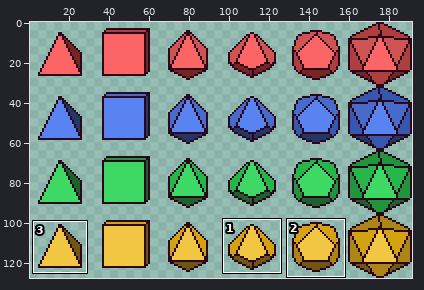
One commit to this sprite sheet: Game/Game/Sprites/dice.png. Above, an overview of the earlier version with the close-up marked.
Close-up. Earlier state:
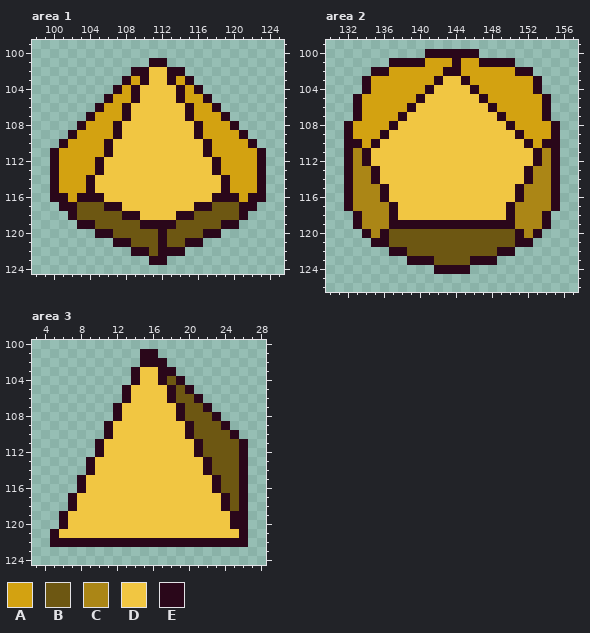
The file is 192x128 pixels. Shown: area 1: x 98..125, y 99..124; area 2: x 130..157, y 99..126; area 3: x 3..28, y 100..124. The wide view leaves out empty margins. The commit also changed other parts of the picture, which this record leaves out.
Palette (. is transparent): A #d3a211  B #6d5712  C #ab8616  D #f1c642  E #2a071a
Pixels before, area 1, first column x 100:
101 ...........EE...........
102 .........EEDDEE.........
103 ........EAEDDEAE........
104 .......EAEDDDDEAE.......
105 ......EAAEDDDDEAAE......
106 .....EAAEDDDDDDEAAE.....
107 ....EAAAEDDDDDDEAAAE....
108 ...EAAAEDDDDDDDDEAAAE...
109 ..EAAAAEDDDDDDDDEAAAAE..
110 .EAAAAEDDDDDDDDDDEAAAAE.
111 EAAAAAEDDDDDDDDDDEAAAAAE
112 EAAAAEDDDDDDDDDDDDEAAAAE
113 EAAAAEDDDDDDDDDDDDEAAAAE
114 EAAAEDDDDDDDDDDDDDDEAAAE
115 EAAAEDDDDDDDDDDDDDDEAAAE
116 EEAEEEDDDDDDDDDDDDEEEAEE
117 .EEBBBEEDDDDDDDDEEBBBEE.
118 ..EBBBBBEEDDDDEEBBBBBE..
119 ...EEBBBBBEEEEBBBBBEE...
120 .....EEBBBBBEBBBBEE.....
121 .......EEBBBEBBEE.......
122 .........EEBEEE.........
123 ...........EE...........
Pixels before, area 2, first column x 132:
100 .........EEEEEE.........
101 .....EEEEAAAEAAEEEE.....
102 ...EEAAAAAAEEAAAAAAEE...
103 ..EAAAAAAAEDDEAAAAAAAE..
104 ..EAAAAAAEDDDDEAAAAAAE..
105 .EAAAAAAEDDDDDDEAAAAAAE.
106 .EAAAAAEDDDDDDDDEAAAAAE.
107 .EAAAAEDDDDDDDDDDEAAAAE.
108 EAAAAEDDDDDDDDDDDDEAAAAE
109 EAAAEDDDDDDDDDDDDDDEAAAE
110 EEAEDDDDDDDDDDDDDDDDEAEE
111 ECEDDDDDDDDDDDDDDDDDDECE
112 ECEDDDDDDDDDDDDDDDDDDECE
113 ECCEDDDDDDDDDDDDDDDDECCE
114 ECCEDDDDDDDDDDDDDDDDECCE
115 ECCCEDDDDDDDDDDDDDDECCCE
116 ECCCEDDDDDDDDDDDDDDECCCE
117 ECCCCEDDDDDDDDDDDDECCCCE
118 .ECCCEDDDDDDDDDDDDECCCE.
119 .ECCCEEEEEEEEEEEEEECCCE.
120 ..ECEBBBBBBBBBBBBBBECE..
121 ...EEBBBBBBBBBBBBBBEE...
122 .....EEBBBBBBBBBBEE.....
123 .......EEEBBBBEEE.......
124 ..........EEEE..........
Pixels before, area 3, first column x 5:
101 ..........EE..........
102 ..........EEE.........
103 .........EDDEE........
104 .........EDDEBE.......
105 ........EDDDDEBE......
106 ........EDDDDEBBE.....
107 .......EDDDDDDEBBE....
108 .......EDDDDDDEBBBE...
109 ......EDDDDDDDDEBBBE..
110 ......EDDDDDDDDEBBBBE.
111 .....EDDDDDDDDDDEBBBBE
112 .....EDDDDDDDDDDEBBBBE
113 ....EDDDDDDDDDDDDEBBBE
114 ....EDDDDDDDDDDDDEBBBE
115 ...EDDDDDDDDDDDDDDEBBE
116 ...EDDDDDDDDDDDDDDEBBE
117 ..EDDDDDDDDDDDDDDDDEBE
118 ..EDDDDDDDDDDDDDDDDEBE
119 .EDDDDDDDDDDDDDDDDDDEE
120 .EDDDDDDDDDDDDDDDDDDEE
121 EDDDDDDDDDDDDDDDDDDDDE
122 EEEEEEEEEEEEEEEEEEEEEE
Now the later version:
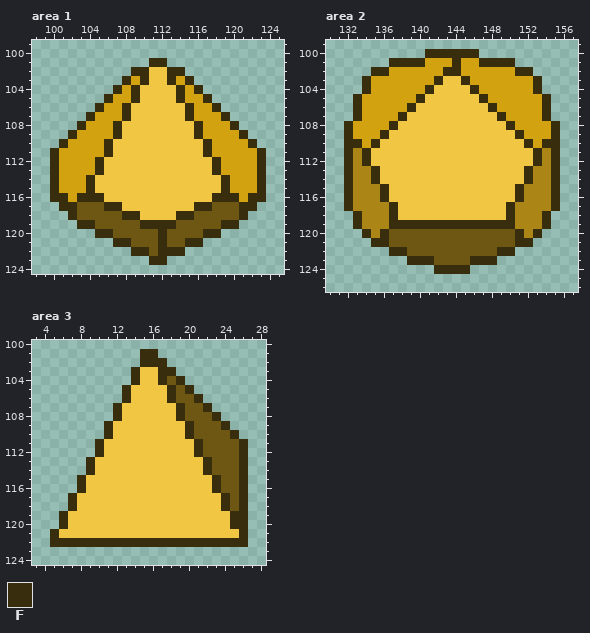
Colours new in this view: F #382d0c
Changes in this commit:
Changed rows in their new state; - is an unchanged pixel.
Area 1:
first column x 100:
101 -----------FF-----------
102 ---------FF--FF---------
103 --------F-F--F-F--------
104 -------F-F----F-F-------
105 ------F--F----F--F------
106 -----F--F------F--F-----
107 ----F---F------F---F----
108 ---F---F--------F---F---
109 --F----F--------F----F--
110 -F----F----------F----F-
111 F-----F----------F-----F
112 F----F------------F----F
113 F----F------------F----F
114 F---F--------------F---F
115 F---F--------------F---F
116 FF-FFF------------FFF-FF
117 -FF---FF--------FF---FF-
118 --F-----FF----FF-----F--
119 ---FF-----FFFF-----FF---
120 -----FF-----F----FF-----
121 -------FF---F--FF-------
122 ---------FF-FFF---------
123 -----------FF-----------
Area 2:
first column x 132:
100 ---------FFFFFF---------
101 -----FFFF---F--FFFF-----
102 ---FF------FF------FF---
103 --F-------F--F-------F--
104 --F------F----F------F--
105 -F------F------F------F-
106 -F-----F--------F-----F-
107 -F----F----------F----F-
108 F----F------------F----F
109 F---F--------------F---F
110 FF-F----------------F-FF
111 F-F------------------F-F
112 F-F------------------F-F
113 F--F----------------F--F
114 F--F----------------F--F
115 F---F--------------F---F
116 F---F--------------F---F
117 F----F------------F----F
118 -F---F------------F---F-
119 -F---FFFFFFFFFFFFFF---F-
120 --F-F--------------F-F--
121 ---FF--------------FF---
122 -----FF----------FF-----
123 -------FFF----FFF-------
124 ----------FFFF----------
Area 3:
first column x 5:
101 ----------FF----------
102 ----------FFF---------
103 ---------F--FF--------
104 ---------F--F-F-------
105 --------F----F-F------
106 --------F----F--F-----
107 -------F------F--F----
108 -------F------F---F---
109 ------F--------F---F--
110 ------F--------F----F-
111 -----F----------F----F
112 -----F----------F----F
113 ----F------------F---F
114 ----F------------F---F
115 ---F--------------F--F
116 ---F--------------F--F
117 --F----------------F-F
118 --F----------------F-F
119 -F------------------FF
120 -F------------------FF
121 F--------------------F
122 FFFFFFFFFFFFFFFFFFFFFF
Pixel boxes of the changes (left, top, right, bottom) in both close-ups:
changed: (50, 58, 266, 265)
changed: (344, 49, 560, 274)
changed: (50, 349, 248, 547)
